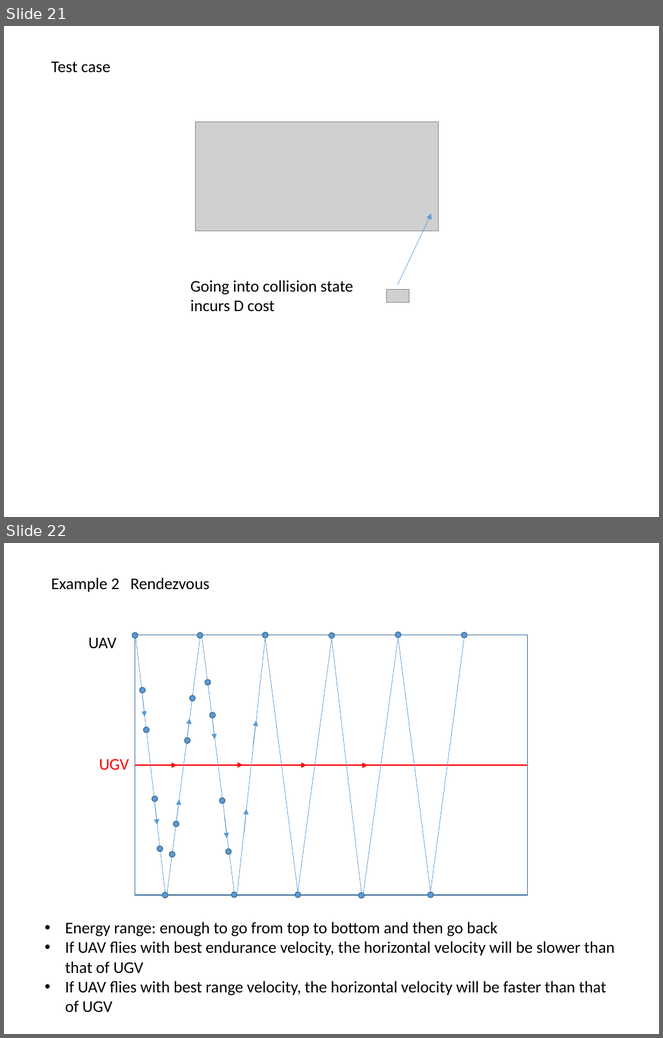
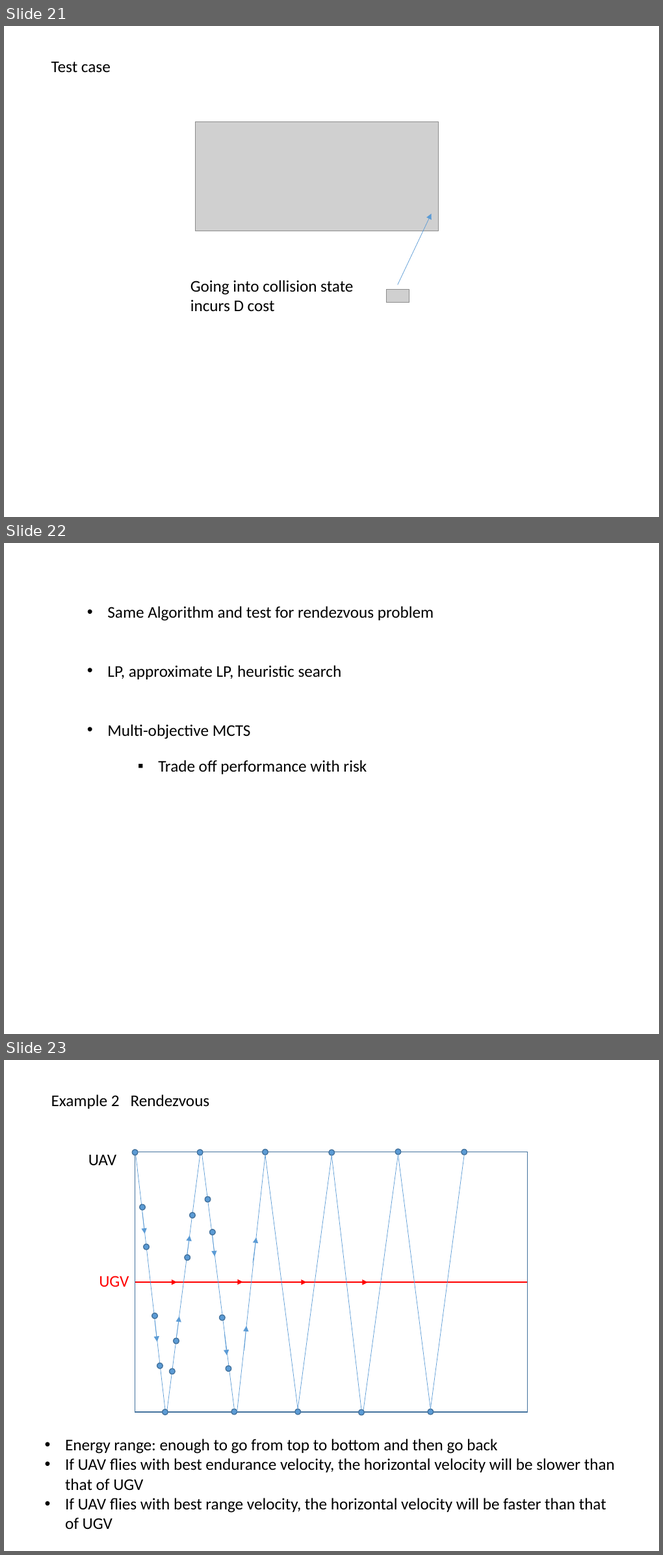
Before and after one commit to GuangyaoSHI/rendezvous-with-CMDP, a slide deck: Risk-aware UAV-UGV rendezvous via CMDP.pptx. Shown one above the other, each under a label of ours: slides 21 and 22 before the commit, slides 21, 22 and 23 after it. The pictures are 663x1038 and 663x1555 pixels, drawn with LibreOffice and Linux fonts; fonts in the diff are those of the drawing; grey boxes stand for pictures. Boxes give left, top, right and bottom in pixels: in the first picture for what was removed or moved away, otherwise in the second. Text is boxed around its words. In the diff, an @@ line names an element or a change of style, - is before the commit and + after.

```diff
--- a/Risk-aware UAV-UGV rendezvous via CMDP.pptx
+++ b/Risk-aware UAV-UGV rendezvous via CMDP.pptx
@@ slide 22 added at bbox=[4, 543, 659, 1034], background #FFFFFF @@
@@ text added at bbox=[107, 606, 434, 739], 18 pt, text #000000 @@
+• Same Algorithm and test for rendezvous problem
+• LP, approximate LP, heuristic search
+• Multi-objective MCTS
@@ text added at bbox=[158, 760, 367, 774], 18 pt, text #000000 @@
+▪ Trade off performance with risk
@@ what was slide 22 is now slide 23 @@
```
